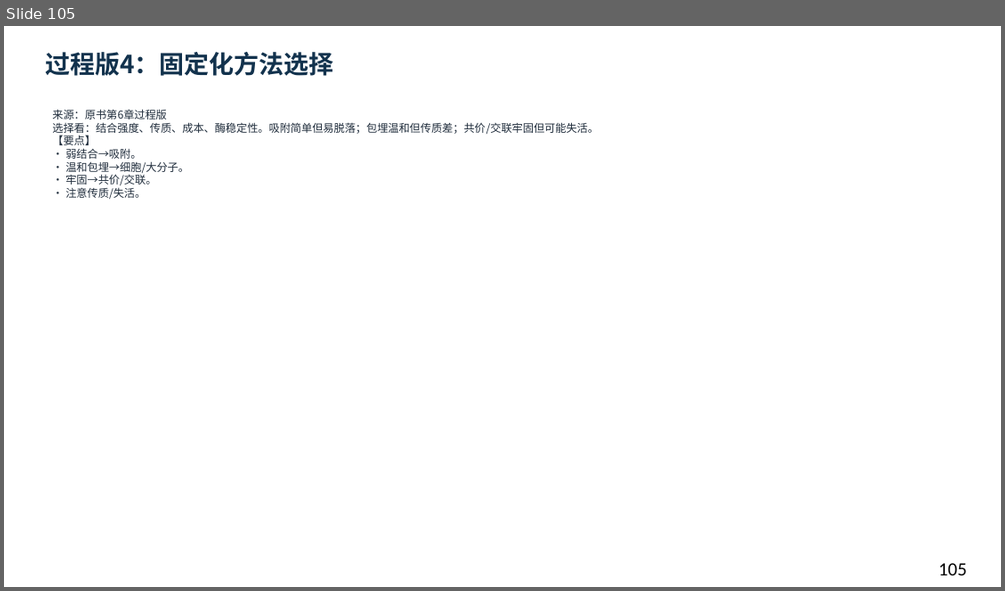
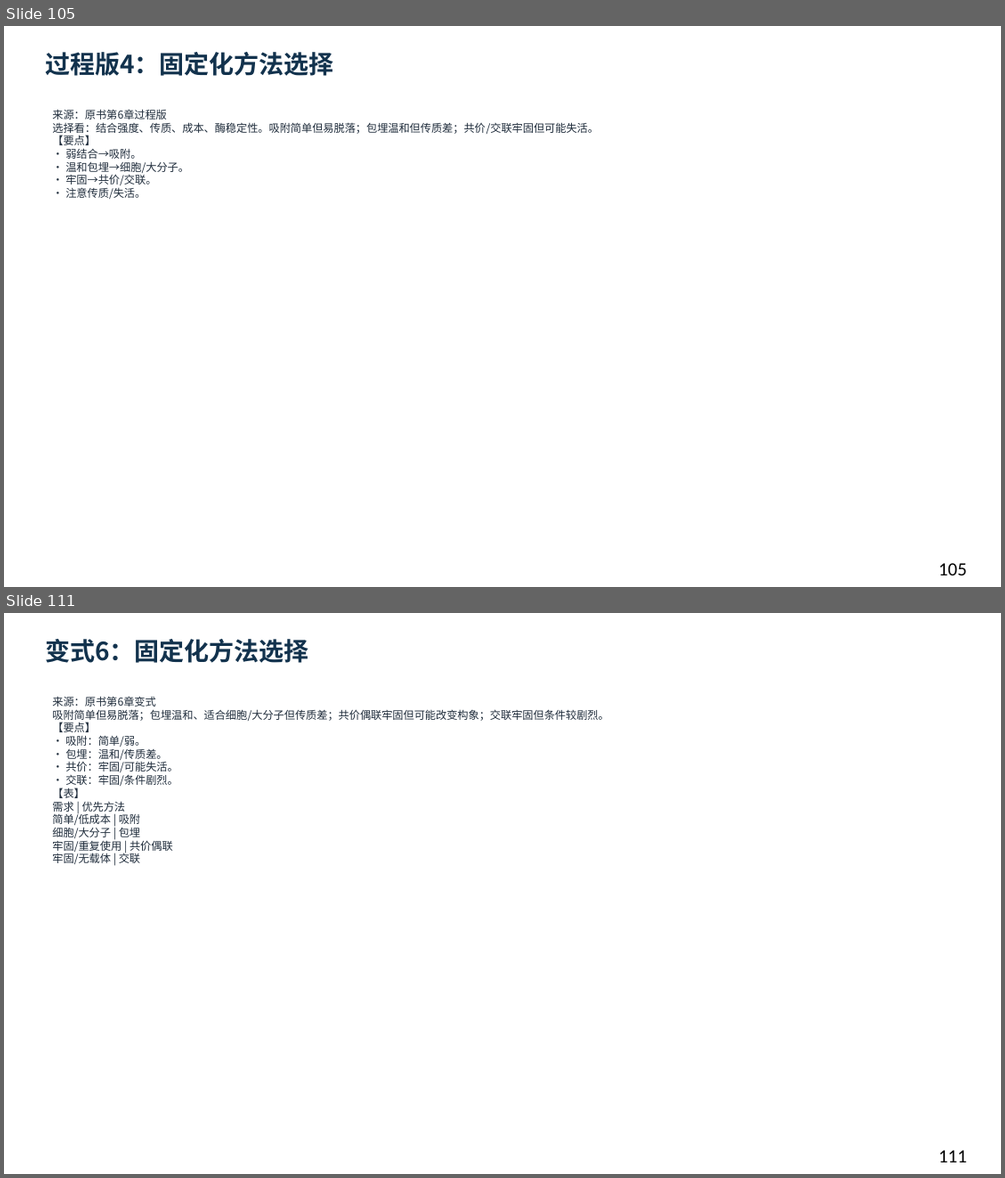
Before and after one commit to newkan-li/Biochemistry, a slide deck: downloads/bc06-ai-style.pptx. Shown one above the other, each under a label of ours: slide 105 before the commit, slides 105 and 111 after it; the slides between them are not shown. The pictures are 1005x591 and 1005x1178 pixels, drawn with LibreOffice and Linux fonts; fonts in the diff are those of the drawing. Boxes give left, top, right and bottom in pixels: in the first picture for what was removed or moved away, otherwise in the second. Text is boxed around its words. In the diff, an @@ line names an element or a change of style, - is before the commit and + after.

Commit message:
bc06补原书图卡6页+变式强化6页+网页题20→35;下载118页;版本20261112bk

```diff
--- a/downloads/bc06-ai-style.pptx
+++ b/downloads/bc06-ai-style.pptx
@@ slide 111 added at <box>4,613,1001,1174</box>, background #FFFFFF @@
@@ text added at <box>45,639,309,663</box>, 24 pt, text #12324D, bold @@
+变式6：固定化方法选择
@@ text added at <box>52,696,608,864</box>, 10.5 pt, text #202D3C @@
+来源：原书第6章变式
+吸附简单但易脱落；包埋温和、适合细胞/大分子但传质差；共价偶联牢固但可能改变构象；交联牢固但条件较剧烈。
+【要点】
+• 吸附：简单/弱。
+• 包埋：温和/传质差。
+• 共价：牢固/可能失活。
+• 交联：牢固/条件剧烈。
+【表】
+需求 | 优先方法
+简单/低成本 | 吸附
+细胞/大分子 | 包埋
+牢固/重复使用 | 共价偶联
+牢固/无载体 | 交联
@@ text added at <box>938,1150,967,1162</box>, 18 pt, text #000000 @@
+111
```
Also in this commit, not shown: 1 slide changed, 11 other slides added, 12 other files.
